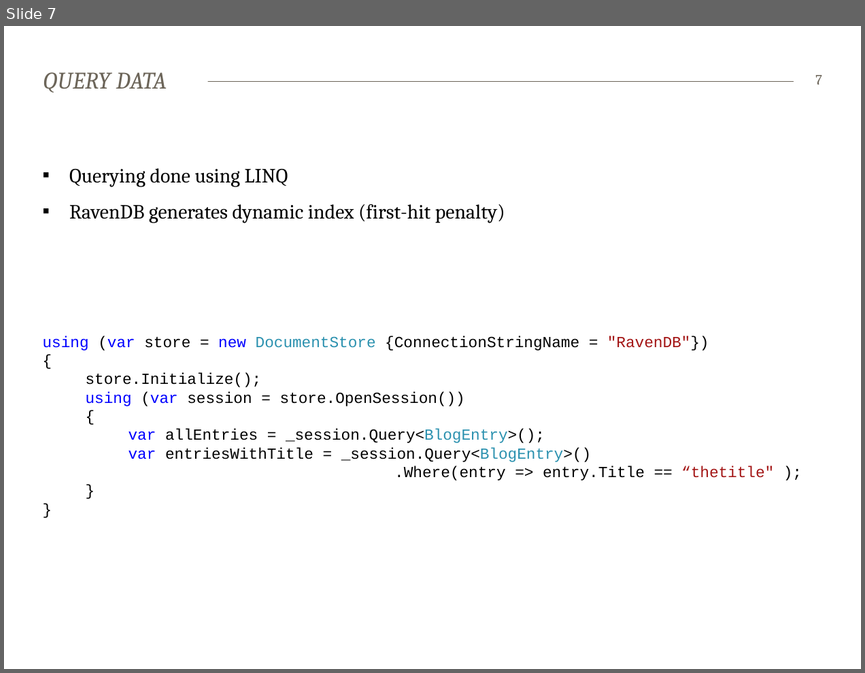
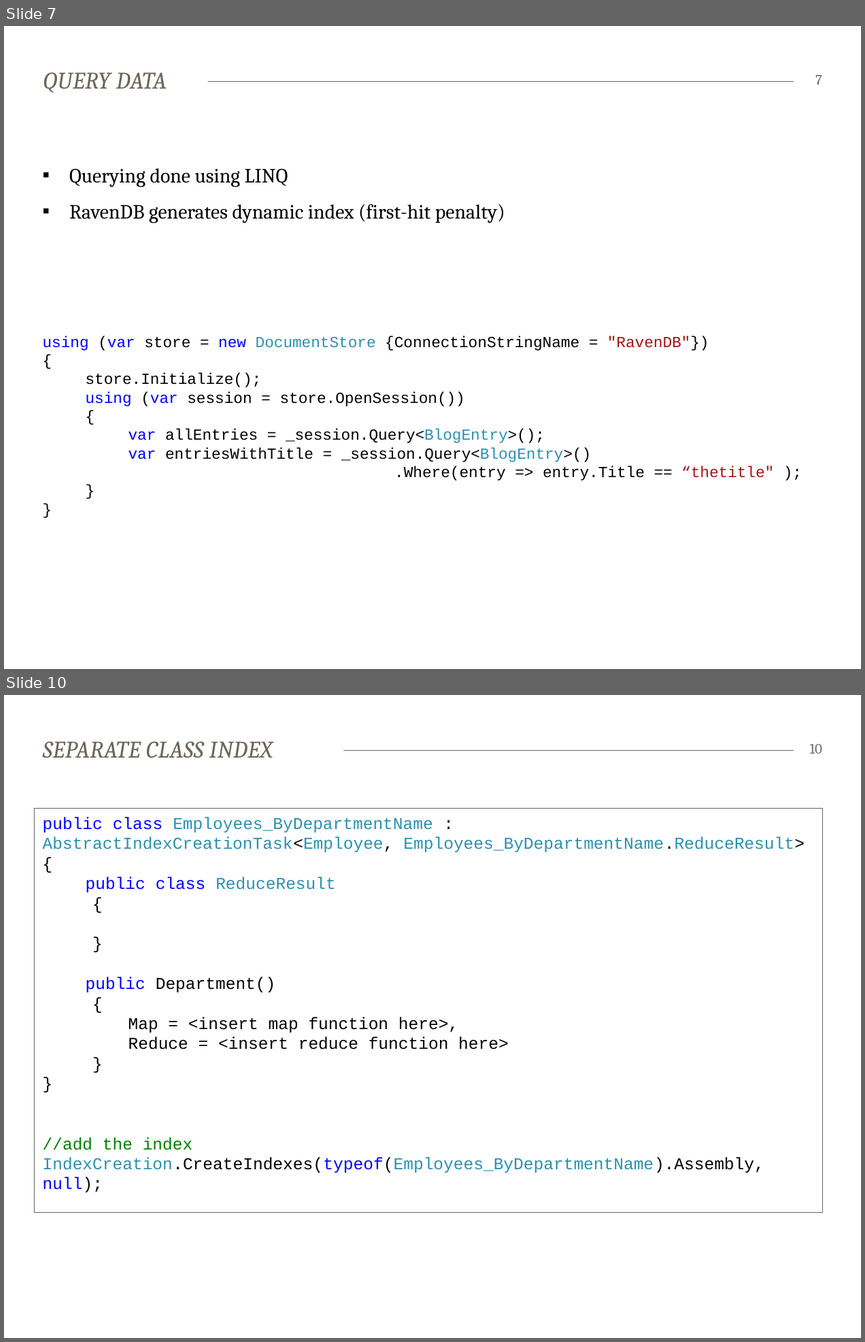
Before and after one commit to espenekvang/Intro2Raven, a slide deck: ravendb.pptx. Shown one above the other, each under a label of ours: slide 7 before the commit, slides 7 and 10 after it; the slides between them are not shown. The pictures are 865x673 and 865x1342 pixels, drawn with LibreOffice and Linux fonts; fonts in the diff are those of the drawing. Boxes give left, top, right and bottom in pixels: in the first picture for what was removed or moved away, otherwise in the second. Text is boxed around its words. In the diff, an @@ line names an element or a change of style, - is before the commit and + after.

Commit message:
Added index slides

```diff
--- a/ravendb.pptx
+++ b/ravendb.pptx
@@ slide 10 added at (4, 695, 861, 1338), background #FFFFFF; not listed: 1 template element that a slide beside it also shows @@
@@ title added at (43, 741, 273, 758), 20 pt, text #6C6559, italic @@
+SEPARATE CLASS INDEX
@@ page number added at (810, 744, 822, 753), 12 pt, text #6C6559 @@
+10
@@ rectangle added at (34, 808, 822, 1212), outline #6C6559 0.75 pt, 14 pt, text #2B91AF @@
+public class Employees_ByDepartmentName : AbstractIndexCreationTask<Employee, Employees_ByDepartmentName.ReduceResult>
+{
+public class ReduceResult
+{
+}
+public Department()
+{
+Map = <insert map function here>,
+Reduce = <insert reduce function here>
+}
+}
+//add the index
+IndexCreation.CreateIndexes(typeof(Employees_ByDepartmentName).Assembly, null);
```
Also in this commit, not shown: 2 slides changed, 2 other slides added.
